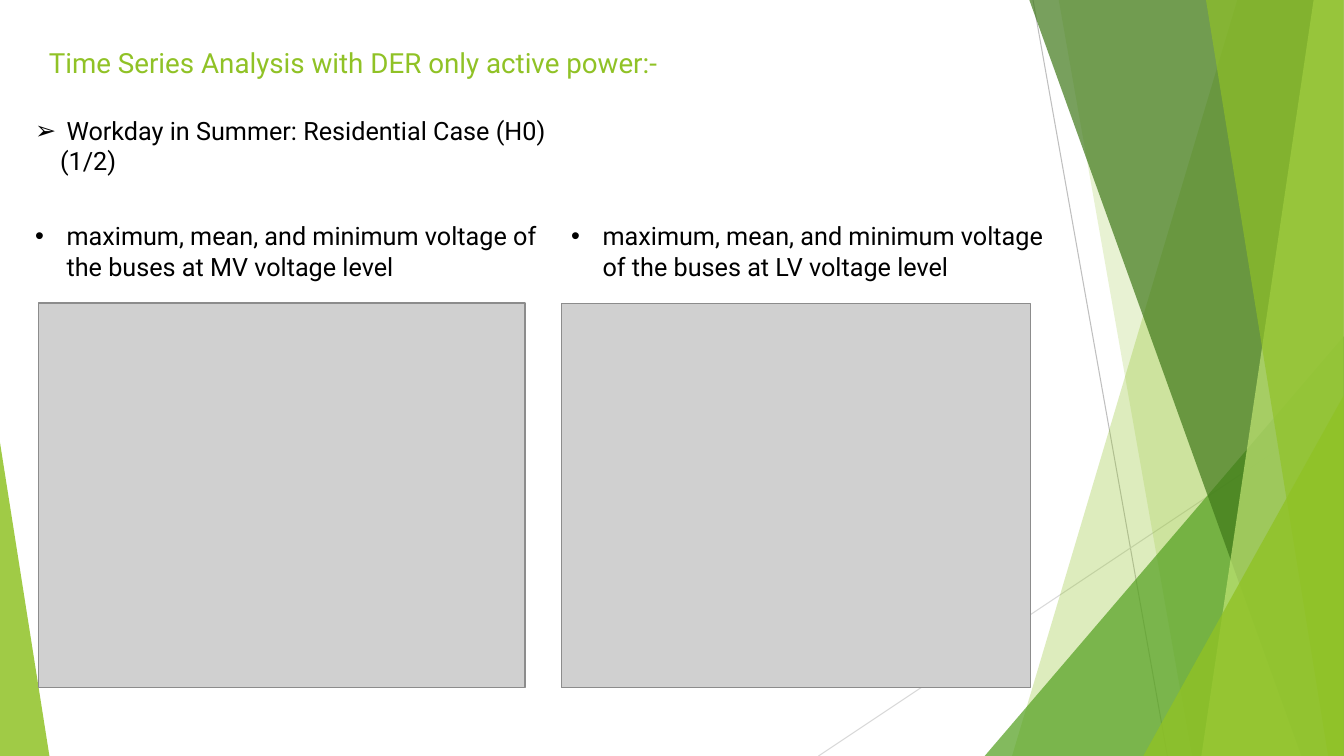
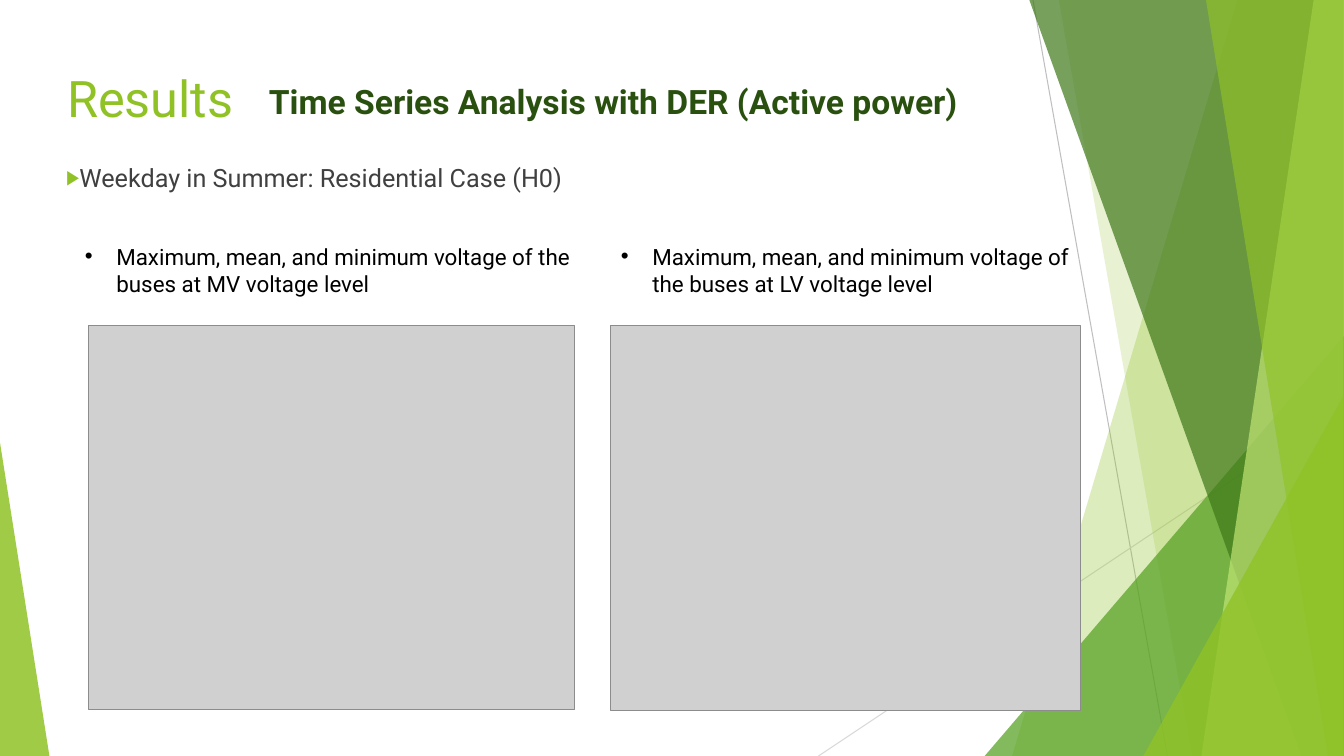
Before and after one commit to mridul2912/PSPlab22_1119250_Mridul, a slide deck: slide 26 of Eut-Project.pptx (slide 21 before the commit). Drawn at 1344x756 pixels with LibreOffice and Linux fonts; fonts in the diff are those of the drawing; grey boxes stand for pictures. Boxes give left, top, right and bottom in pixels: in the first picture for what was removed or moved away, otherwise in the second. Text is boxed around its words. In the diff, an @@ line names an element or a change of style, - is before the commit and + after.

Commit message:
ppt
ppt

```diff
--- a/Eut-Project.pptx
+++ b/Eut-Project.pptx
@@ text added at <box>67,79,233,118</box>, 36 pt, text #90C226 @@
+Results
@@ title at <box>269,87,957,122</box>: text changed; size 19.8 to 24 pt; text colour #90C226 to #2A5010; bold on @@
-Time Series Analysis with DER only active power:-
+Time Series Analysis with DER (Active power)
@@ text at <box>79,167,562,193</box>: text changed; text colour #000000 to #404040 @@
-➢ Workday in Summer: Residential Case (H0)
-(1/2)
+▶ Weekday in Summer: Residential Case (H0)
@@ text at <box>116,248,569,297</box>: text changed; size 18 to 16 pt @@
-• maximum, mean, and minimum voltage of the buses at MV voltage level
+• Maximum, mean, and minimum voltage of the buses at MV voltage level
@@ text at <box>652,248,1069,297</box>: text changed; size 18 to 16 pt @@
-• maximum, mean, and minimum voltage of the buses at LV voltage level
+• Maximum, mean, and minimum voltage of the buses at LV voltage level
@@ picture: place and size @@
-picture at <box>38,303,525,688</box>
+picture at <box>89,326,576,710</box>
@@ picture: place and size @@
-picture at <box>562,303,1031,688</box>
+picture at <box>611,326,1081,710</box>
```
Also in this commit, not shown: 22 other slides changed, 5 slides added, 4 other files.
